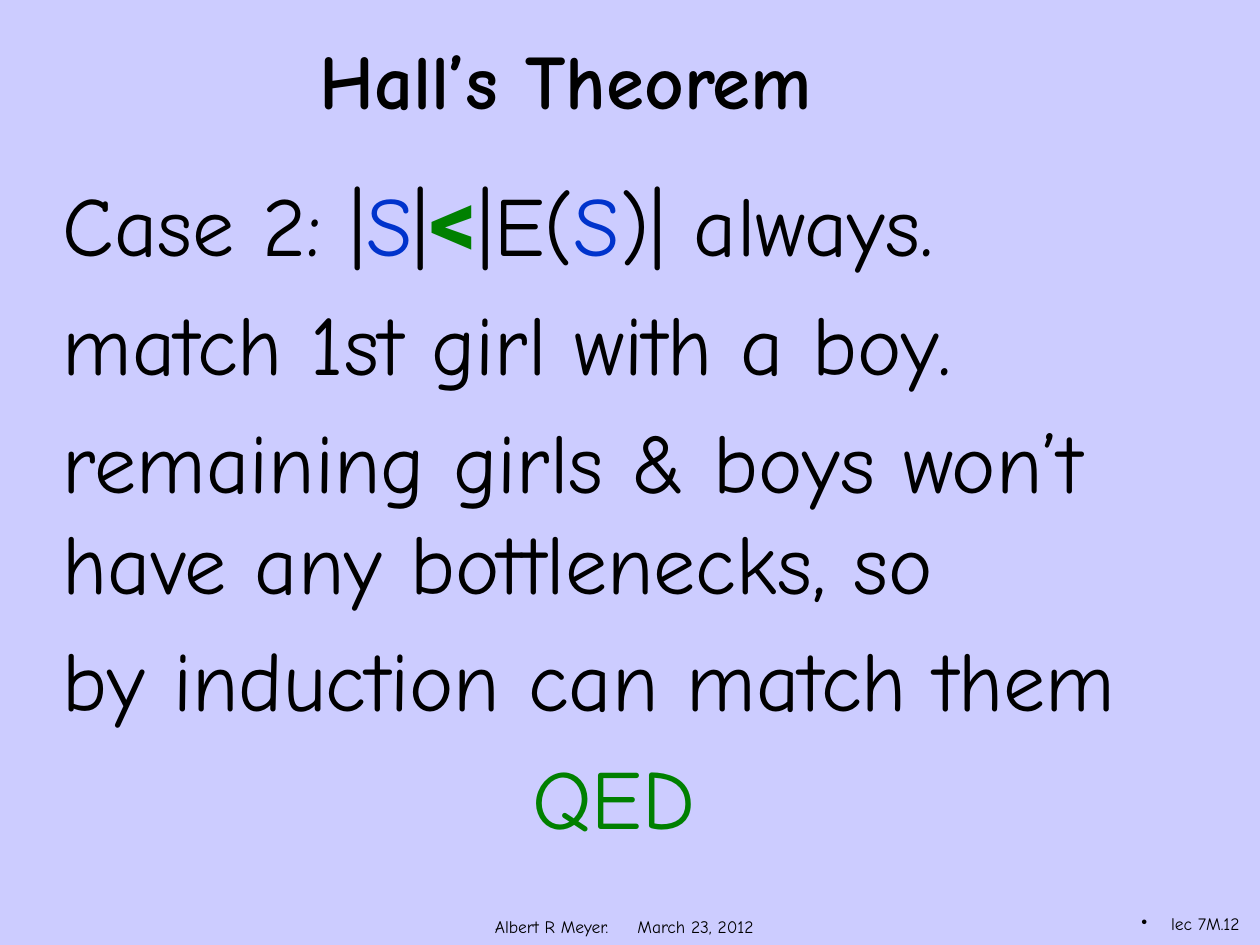
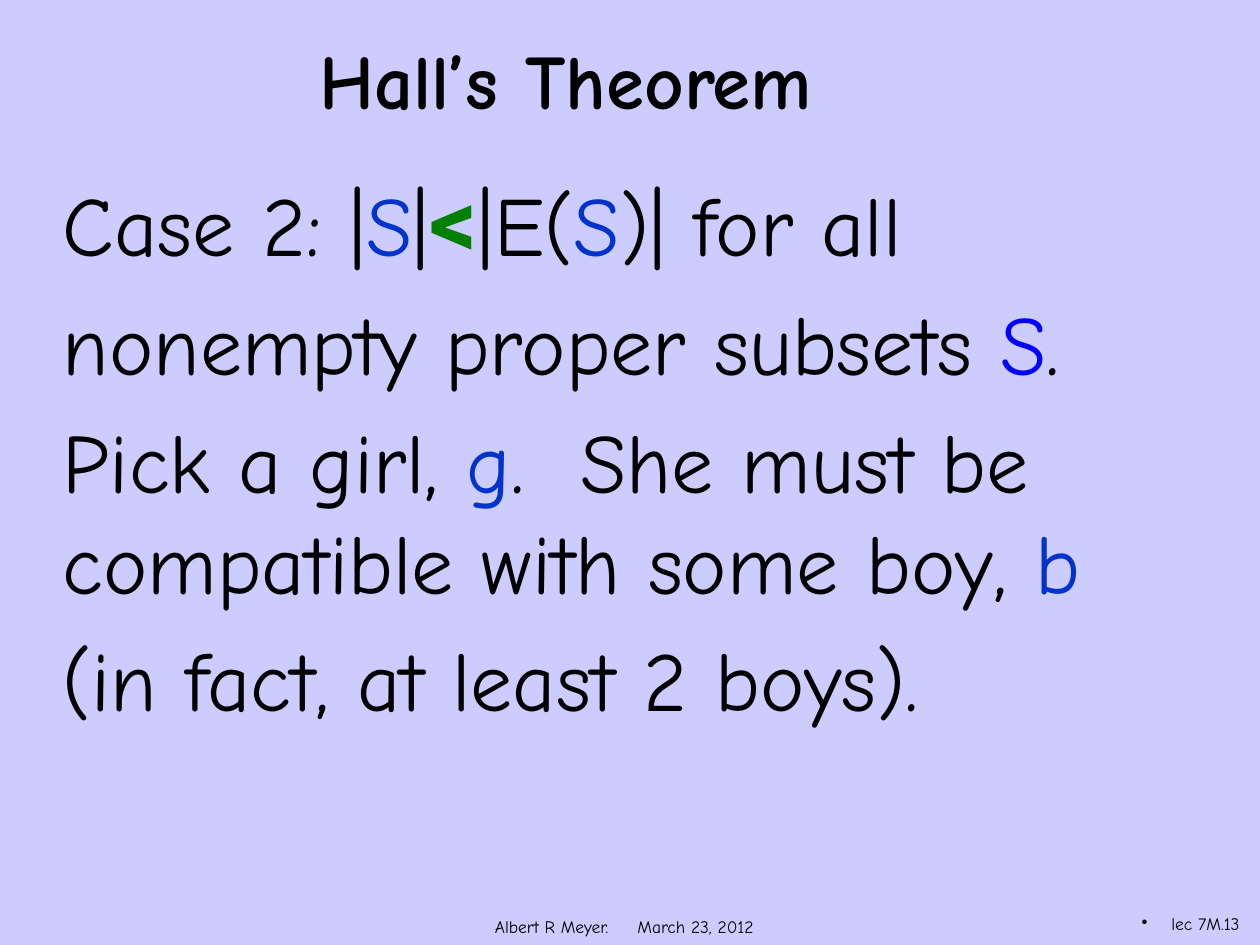
Before and after one commit to armeyer/mcs_web, a slide deck: slide 13 of spring12/slidesS12/hall-proof.pptx (slide 12 before the commit). Drawn at 1260x945 pixels with LibreOffice and Linux fonts; fonts in the diff are those of the drawing; background and template pictures are left out. Boxes give left, top, right and bottom in pixels: in the first picture for what was removed or moved away, otherwise in the second. Text is boxed around its words. In the diff, an @@ line names an element or a change of style, - is before the commit and + after.

```diff
--- a/spring12/slidesS12/hall-proof.pptx
+++ b/spring12/slidesS12/hall-proof.pptx
@@ text at bbox=[63, 186, 1080, 728]: text changed @@
-Case 2: |S|<|E(S)| always.
-match 1st girl with a boy.
-remaining girls & boys won’t have any bottlenecks, so
-by induction can match them
-QED
+Case 2: |S|<|E(S)| for all
+nonempty proper subsets S.
+Pick a girl, g. She must be compatible with some boy, b
+(in fact, at least 2 boys).
@@ page number at bbox=[1171, 918, 1239, 930]: text changed @@
-lec 7M.12
+lec 7M.13
```
Also in this commit, not shown: 3 other slides changed, 3 slides added.
